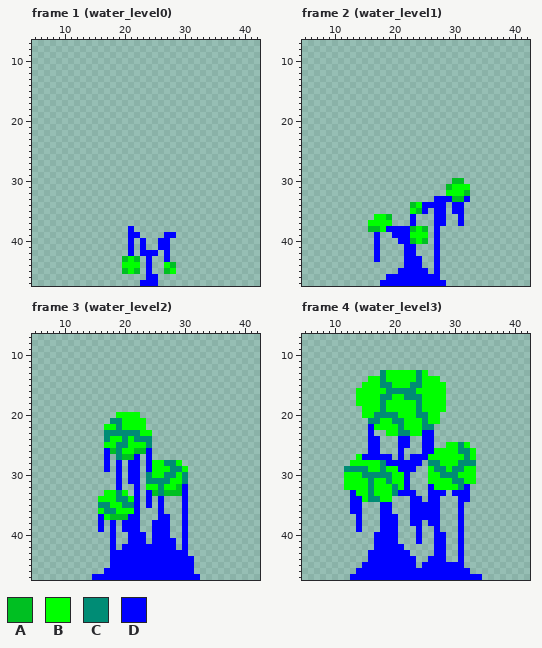
Pixel-art file, stored at art/tree.aseprite. The picture above was drawn from the file before the commit.
48x48 pixels, 16 frames. Shown: frame 1 (water_level0): x 5..42, y 7..47; frame 2 (water_level1): x 5..42, y 7..47; frame 3 (water_level2): x 5..42, y 7..47; frame 4 (water_level3): x 5..42, y 7..47. The commit also changed other frames, which this record leaves out.
Palette (. is transparent): A #00bf22  B #00ff00  C #008c75  D #0000ff
Pixels before, frame 1 (water_level0), first column x 20:
38 .D.......
39 .DD....DD
40 .D.D..DD.
41 .D.D..DD.
42 .D.DDD.D.
43 ABA.D..D.
44 BBB.D..BA
45 ABA.D..AB
46 ....DD...
47 ...DDD...
Pixels before, frame 2 (water_level1), first column x 16:
30 ..............AA.
31 .............ABBB
32 .............BBBA
33 ...........DDDAAD
34 .......ABDDDD.DD.
35 .......BAD.DD.DD.
36 .BBA...D...DD..D.
37 BBBB...D...DD..D.
38 AABDDDDABA.D.....
39 .D..DDDBBB.D.....
40 .D...DDABA.D.....
41 .D....DD...D.....
42 .D....DD...D.....
43 .D....DDD..D.....
44 ......DDD..D.....
45 .....DDDDD.D.....
46 ...DDDDDDDDD.....
47 ..DDDDDDDDDDD....
Pixels before, frame 3 (water_level2), first column x 15:
20 ....BBBB..........
21 ...CCBBBB.........
22 ..BBCBBBB.........
23 ..CCCCCCBB........
24 ..CBBCBCCC........
25 ..BBCCBBBC........
26 ..DACBBAAD........
27 ..D.CAAD.D........
28 ..D.D.DD.DBBCCB...
29 ..D.D.DD.DBBBCCB..
30 ....D.DD.CBBCCBC..
31 ....D.DD.CCCCBBC..
32 ....D..D.BBCBBAD..
33 ..BBCB.D.DACAAAD..
34 .BBBCCBD.D.D...D..
35 .CCBBCCD.D.D...D..
36 .BCCBBBD...D...D..
37 .DBAAADD...DD..D..
38 .D.D.DDD..DDD..D..
39 .D.D.DDD..DDD..D..
40 ...D..DDD.DDD..D..
41 ...D..DDD.DDDD.D..
42 ...D.DDDDDDDDD.D..
43 ...DDDDDDDDDDDDD..
44 ...DDDDDDDDDDDDDD.
45 ...DDDDDDDDDDDDDD.
46 ..DDDDDDDDDDDDDDD.
47 DDDDDDDDDDDDDDDDDD
Pixels before, frame 4 (water_level3), first column x 12:
13 ......CBBBBBCB.........
14 ....BBCBBBBBCBBB.......
15 ...BBBCCBBBCCBBBB......
16 ..BBBBBCCCCCBBBBB......
17 ..BBBBCCBBCCCBBBB......
18 ..BBBBCBBBBBCBBBB......
19 ...BBBCBBBBBCBBBB......
20 ...BBCCCCBBBCCBB.......
21 ....CCBBCCBBBCBB.......
22 ....DBBBBCBBBCC........
23 ....D..BBCCBBDD........
24 ....DD...DD..DD........
25 ....DD...DD..DD..BBCB..
26 ....DD...D...DDBBBBCCB.
27 ..BDDDDD.D.DDDBBBBBBCB.
28 .BBBBBCDDDDDD.CCBBBCCC.
29 CCCCBBCBBDDD..BCCBCCBB.
30 BBBCCCCCBBD...BBCCCBBB.
31 BBBBCBBCBBD...BBBBCCBB.
32 BBBBCBBBCBD...DBBBBCD..
33 .DBBCBBBCDDD..DDD.DDD..
34 .DDBCCBB...DD.DD...DD..
35 .DD...DD...DDDDD...D...
36 .DD...DD...DDDDD...D...
37 ..D...DDD..DDDDD...D...
38 ..D...DDD..DD.DD...D...
39 ..D...DDD...D..D...D...
40 .....DDDD...D..DD..D...
41 .....DDDD...D..DD..D...
42 .....DDDDD.....DD..D...
43 ....DDDDDDD....DD..D...
44 ....DDDDDDDD..DDD..D...
45 ...DDDDDDDDD.DDDDDDD...
46 ..DDDDDDDDDDDDDDDDDDD..
47 .DDDDDDDDDDDDDDDDDDDDDD
New version:
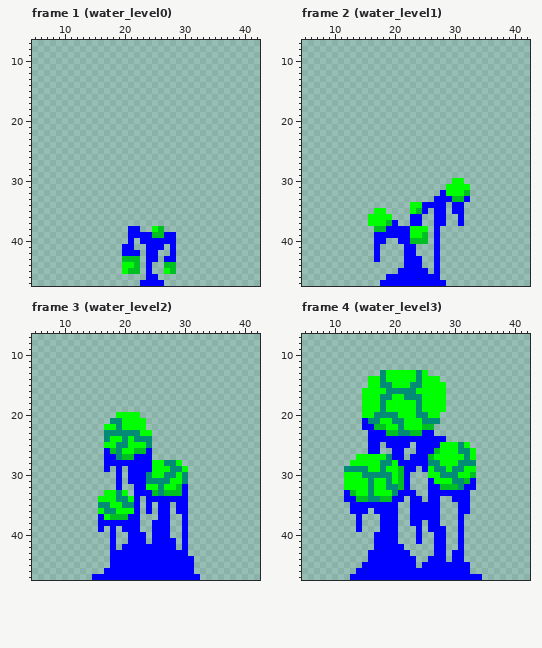
Diff:
Changed rows in their new state; - is an unchanged pixel.
Frame 1 (water_level0):
first column x 20:
38 --D--BA--
39 ---DDAA--
40 ----DD--D
41 D--.DD-.D
42 D-D.---.D
43 -A---D--D
44 --A----A-
45 BA-----BA
47 ------D--
Frame 2 (water_level1):
first column x 16:
30 --------------BB
31 -------------B--
32 ------------D---
34 -------B--------
35 -BB-------------
36 B--B----D-------
37 ---AD---D-------
38 .-A----B-B------
39 --DD-----A------
40 --D-----A-------
Frame 3 (water_level2):
first column x 17:
27 -D----D------
28 -D-D--D------
29 ------D------
30 ------D------
31 ------D------
32 ------D------
33 ------D------
34 --------D-DDD
35 ----------D-D
36 -------D--D-D
38 D-D----------
Frame 4 (water_level3):
first column x 12:
15 ---.------------------
16 --.-------------------
17 --.-------------------
18 --.-------------------
21 ---D----------CC------
22 ---D-AA------AA-------
23 -----DDAA--AA---------
24 ------DDD--DD--DD-----
25 -------DD---D--DB-----
26 --------D---D--A------
27 ---BBBBCD-----A-------
28 -------CB----D--------
29 ---------A---D--------
30 ---------A-----------A
31 ---------A----D-----AD
32 -------C-A-----DAAA--D
33 DA---------------D----
34 D-AA--AADD--------D---
35 ---DDD--D-----------D-
36 ---D-D--D-----------D-
39 --------------D-D-----
first column x 30:
43 D--
44 D--
45 --D
